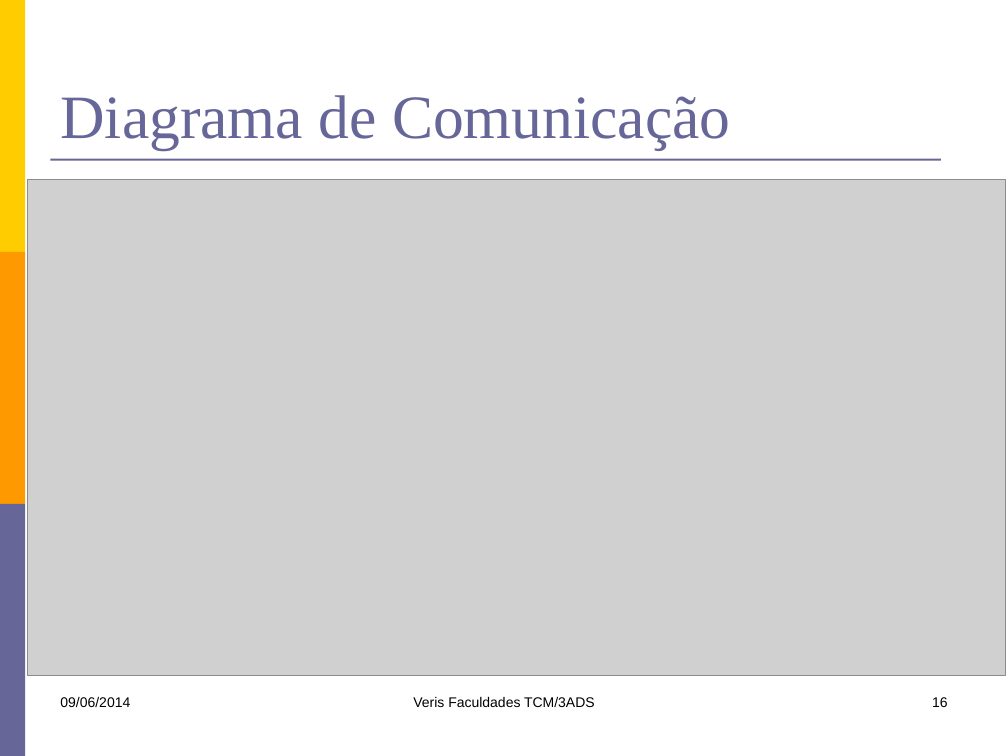
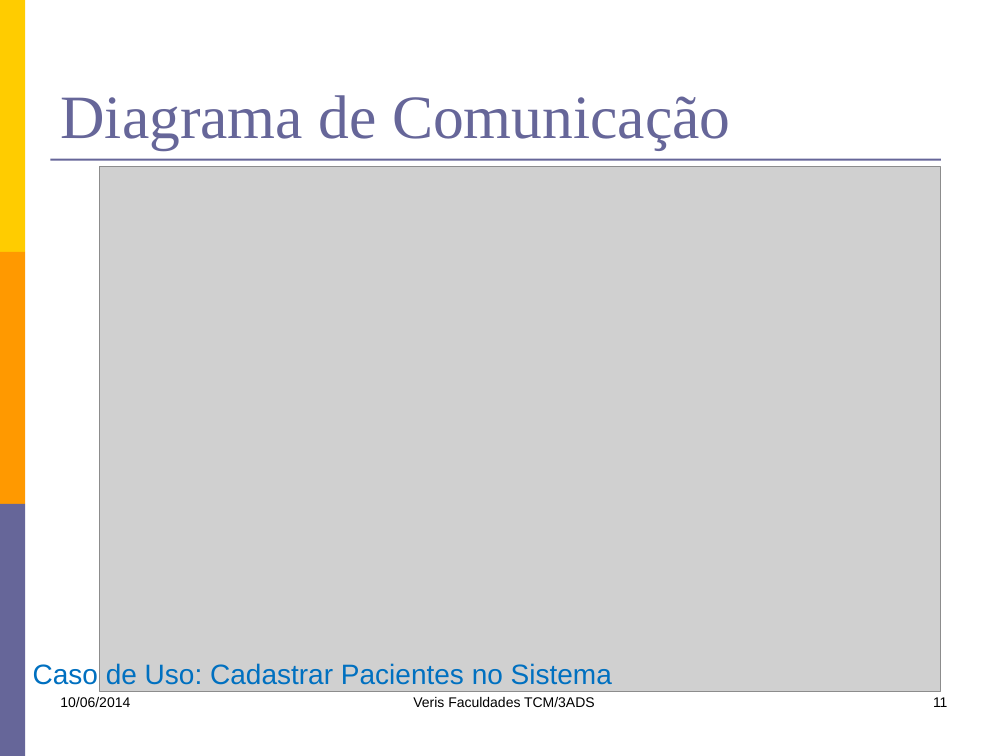
Before and after one commit to kokmz/TCCHUE, a slide deck: slide 11 of documentacao/G4_Apresentacao1sem2014.pptx (slide 16 before the commit). Drawn at 1008x756 pixels with LibreOffice and Linux fonts; fonts in the diff are those of the drawing; grey boxes stand for pictures. Boxes give left, top, right and bottom in pixels: in the first picture for what was removed or moved away, otherwise in the second. Text is boxed around its words. In the diff, an @@ line names an element or a change of style, - is before the commit and + after.

```diff
--- a/documentacao/G4_Apresentacao1sem2014.pptx
+++ b/documentacao/G4_Apresentacao1sem2014.pptx
@@ picture: place and size @@
-picture at (28, 179, 1006, 675)
+picture at (99, 166, 940, 691)
@@ text added at (33, 663, 612, 685), 20 pt, text #0070C0 @@
+Caso de Uso: Cadastrar Pacientes no Sistema
@@ text at (60, 697, 130, 707): text changed @@
-09/06/2014
+10/06/2014
@@ page number at (933, 697, 947, 707): text changed @@
-16
+11
```
Also in this commit, not shown: 16 other slides changed, 16 slides removed.
